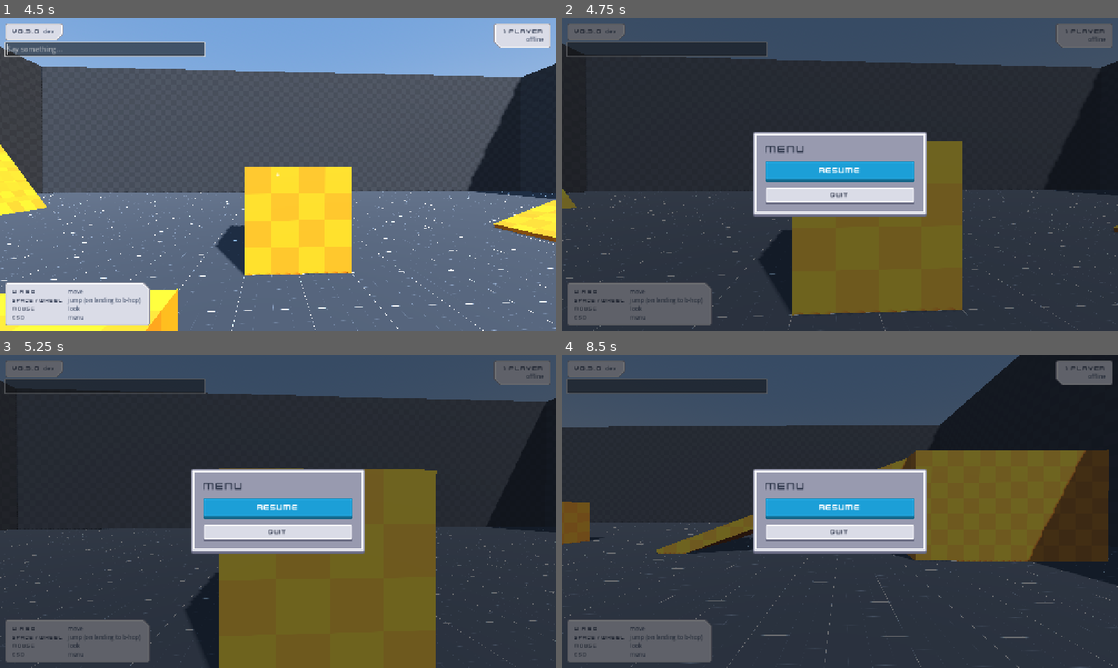
Above: before the commit, frames 1-4 (two rows, left to right).
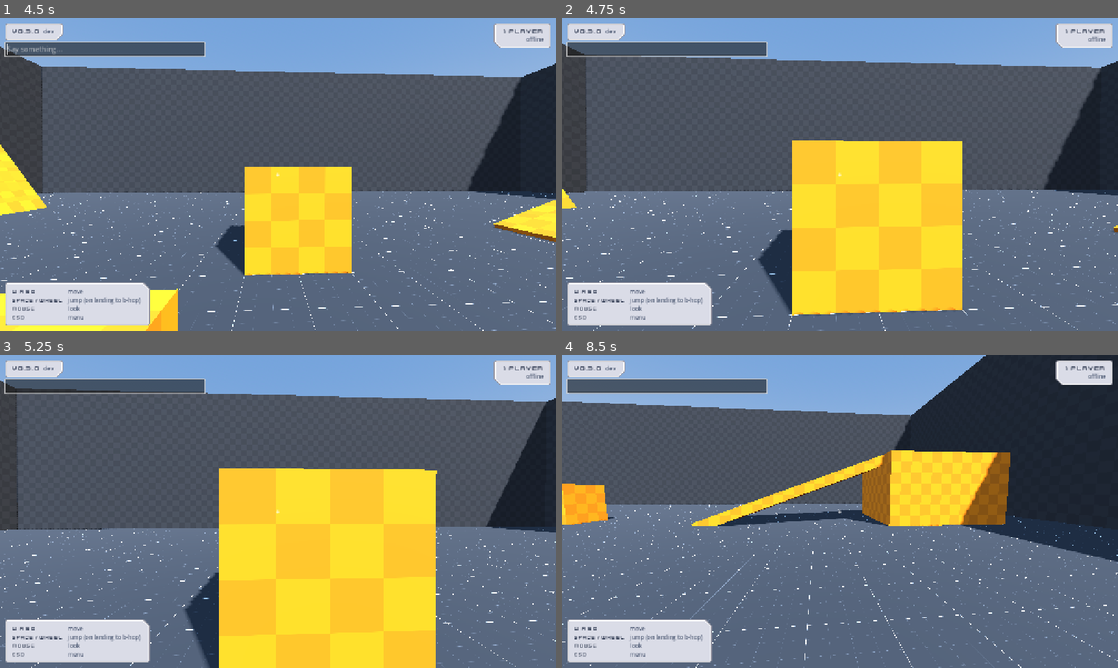
Above: after the commit, the same moments.

Repository: BrianWiz/the-game
Game: Godot game, scene res://main.tscn
The game is run twice, just before and just after one commit, with the same random seed, the same clock (stepped at 60 frames per second) and the same inputs.
Inputs (mouse positions are in pixels of both pictures, inside the frame that each line leads up to):
- Up to frame 1 (4.5 s): tap Enter (chat_open) at 0.5, 0.6 s; move the mouse to (400, 158) at 0.52 s; hold D (move_right) 0.53-1.25 s; click (400, 158) at 0.67 s; tap Space (jump) at 0.77, 2, 2.27, 3.77 s; click "Resume" at 1.25 s; move the mouse to (250, 174) at 2.02 s; hold W (move_forward) from 2.03 s (still down); tap Shift at 2.1 s; move the mouse to (289, 168) at 2.77 s; tap Alt at 2.85 s; move the mouse to (272, 180) at 3.52 s; tap Ctrl at 3.6 s; click (272, 180) at 3.67 s; move the mouse to (316, 177) at 4.27 s; tap Keypad Enter at 4.35 s
- Up to frame 2 (4.75 s): keep holding W (move_forward); tap Space (jump) at 4.52 s
- Up to frame 3 (5.25 s): release W (move_forward) at 5 s; drag from (111, 464) to (194, 433) at 5.02 s
- Up to frame 4 (8.5 s): tap Enter (chat_open) at 5.75 s; move the mouse to (867, 511) at 5.77 s; hold S (move_back) 5.78-6.53 s; hold Shift 5.78-6.53 s; click (867, 511) at 5.92 s; move the mouse to (817, 505) at 6.52 s; hold D (move_right) 6.53-7.28 s; tap Alt at 6.6 s; tap Space (jump) at 6.77, 7.52, 8.27 s; move the mouse to (867, 511) at 7.27 s; hold W (move_forward) from 7.28 s (still down); tap Ctrl at 7.35 s; move the mouse to (812, 511) at 8.02 s; tap Keypad Enter at 8.1 s; click (812, 511) at 8.17 s

Frame 1 is identical in both runs. In frame 2, 96% of the frame differs, in the area x 0-100%, y 0-100%; in frame 3, 97%; in frame 4, 87%.

Commit message:
fix(game): stop the pause menu opening over the chat box (#16)
Requested-by: jos on Discord
Approved-by: jos on Discord

Diff:
--- /dev/null
+++ b/game/tests/unit/test_login_screen.gd
@@ -0,0 +1,21 @@
+extends GutTest
+## Login screen's idle-menu detection (ui/login/login_screen.gd). Regression for #14:
+## opening the chat box also popped the pause menu open on top of it, because both read
+## as "not playing" through Controls.gameplay_active()'s modal_ui check.
+
+const Login := preload("res://ui/login/login_screen.gd")
+
+
+func test_other_modal_ui_open_is_false_with_nothing_else_open() -> void:
+	var menu := Login.new()
+	add_child_autofree(menu)
+	assert_false(menu._other_modal_ui_open())
+
+
+func test_other_modal_ui_open_is_true_while_the_chat_box_is_open() -> void:
+	var menu := Login.new()
+	add_child_autofree(menu)
+	var chat := Node.new()
+	add_child_autofree(chat)
+	chat.add_to_group(&"modal_ui")
+	assert_true(menu._other_modal_ui_open())
--- a/game/ui/login/login_screen.gd
+++ b/game/ui/login/login_screen.gd
@@ -54,12 +54,20 @@
 		return
 	# Browsers exit pointer lock on Esc without passing the key on, so watch the mouse
 	# mode rather than the key. The grace period covers a lock request still in flight.
-	if Controls.gameplay_active():
+	# Another modal (e.g. the chat box) also reads as "not playing" via gameplay_active,
+	# but it isn't a lost pointer lock, so don't pop the menu open on top of it.
+	if Controls.gameplay_active() or _other_modal_ui_open():
 		_idle_s = 0.0
 		return
 	_idle_s += delta
 	if _idle_s >= IDLE_MENU_DELAY_S:
 		open_menu()
+
+
+## True while a different feature owns the modal_ui group (this screen removes itself
+## from it whenever it's closed, so any node left is someone else's modal).
+func _other_modal_ui_open() -> bool:
+	return get_tree().get_first_node_in_group(MODAL_GROUP) != null
 
 
 func _input(event: InputEvent) -> void:
Not shown, added: game/tests/unit/test_login_screen.gd.uid
